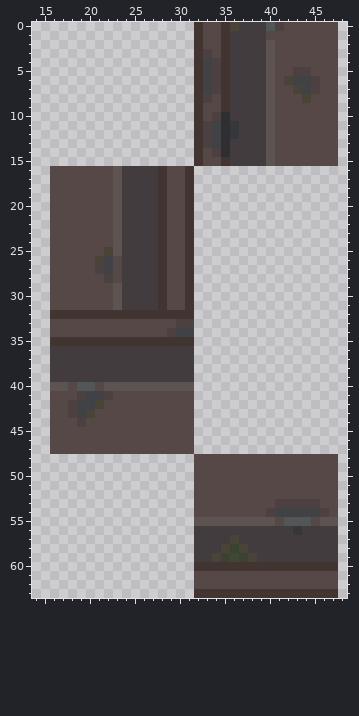
File history of a pixel-art sprite, Resources/Textures/_Harmony/Structures/Walls/solid_rust.rsi/solid4.png. The first picture shows the starting point.
The file is 64x64 pixels. Colours within 5 levels of each other are drawn and written as one. Shown: x 14..48, y 0..63.
And afterwards:
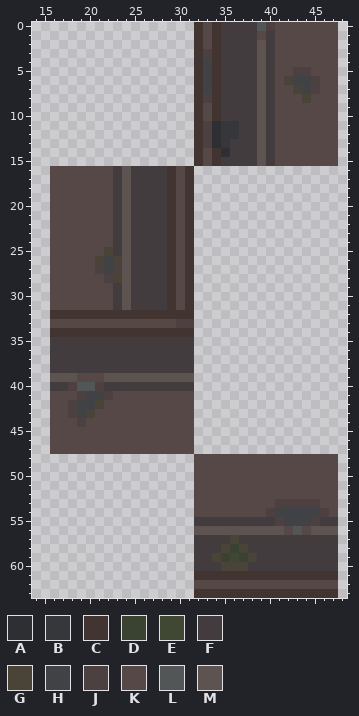
Palette (. is transparent): A #2e2f33  B #36373a  C #423430  D #3a4232  E #404833  F #423c3f  G #4a4338  H #414245  J #4d4040  K #564847  L #525657  M #5d5451
Change:
{"y":0,"x":34,"old":"KCG","new":"CFF"}
{"y":0,"x":39,"old":"FLJ","new":"LJK"}
{"y":1,"x":34,"old":"KC","new":"CF"}
{"y":1,"x":39,"old":"FK","new":"KF"}
{"y":2,"x":34,"old":"KC","new":"CF"}
{"y":2,"x":39,"old":"FM","new":"MF"}
{"y":3,"x":34,"old":"KC","new":"CF"}
{"y":3,"x":39,"old":"FM","new":"MF"}
{"y":4,"x":34,"old":"JC","new":"CF"}
{"y":4,"x":39,"old":"FM","new":"MF"}
{"y":5,"x":34,"old":"JC","new":"CF"}
{"y":5,"x":39,"old":"FM","new":"MF"}
{"y":6,"x":34,"old":"JC","new":"CF"}
{"y":6,"x":39,"old":"FM","new":"MF"}
{"y":7,"x":34,"old":"JC","new":"CF"}
{"y":7,"x":39,"old":"FM","new":"MF"}
{"y":8,"x":34,"old":"KC","new":"CF"}
{"y":8,"x":39,"old":"FM","new":"MF"}
{"y":9,"x":34,"old":"KC","new":"CF"}
{"y":9,"x":39,"old":"FM","new":"MF"}
{"y":10,"x":34,"old":"JA","new":"CF"}
{"y":10,"x":39,"old":"FM","new":"MF"}
{"y":11,"x":34,"old":"HA","new":"AB"}
{"y":11,"x":39,"old":"FM","new":"MF"}
{"y":12,"x":34,"old":"HA","new":"AB"}
{"y":12,"x":39,"old":"FM","new":"MF"}
{"y":13,"x":34,"old":"HA","new":"AB"}
{"y":13,"x":39,"old":"FM","new":"MF"}
{"y":14,"x":34,"old":"J","new":"C"}
{"y":14,"x":39,"old":"FM","new":"MF"}
{"y":15,"x":34,"old":"KC","new":"CF"}
{"y":15,"x":39,"old":"FM","new":"MF"}
{"y":16,"x":23,"old":"MF","new":"FM"}
{"y":16,"x":28,"old":"CK","new":"FC"}
{"y":17,"x":23,"old":"MF","new":"FM"}
{"y":17,"x":28,"old":"CK","new":"FC"}
{"y":18,"x":23,"old":"MF","new":"FM"}
{"y":18,"x":28,"old":"CK","new":"FC"}
{"y":19,"x":23,"old":"MF","new":"FM"}
{"y":19,"x":28,"old":"CK","new":"FC"}
{"y":20,"x":23,"old":"MF","new":"FM"}
{"y":20,"x":28,"old":"CK","new":"FC"}
{"y":21,"x":23,"old":"MF","new":"FM"}
{"y":21,"x":28,"old":"CK","new":"FC"}
{"y":22,"x":23,"old":"MF","new":"FM"}
{"y":22,"x":28,"old":"CK","new":"FC"}
{"y":23,"x":23,"old":"MF","new":"FM"}
{"y":23,"x":28,"old":"CK","new":"FC"}
{"y":24,"x":23,"old":"MF","new":"FM"}
{"y":24,"x":28,"old":"CK","new":"FC"}
{"y":25,"x":23,"old":"MF","new":"FM"}
{"y":25,"x":28,"old":"CK","new":"FC"}
{"y":26,"x":23,"old":"KF","new":"GM"}
{"y":26,"x":28,"old":"CK","new":"FC"}
{"y":27,"x":23,"old":"KF","new":"JM"}
{"y":27,"x":28,"old":"CK","new":"FC"}
{"y":28,"x":23,"old":"KF","new":"GM"}
{"y":28,"x":28,"old":"CK","new":"FC"}
{"y":29,"x":23,"old":"MF","new":"FM"}
{"y":29,"x":28,"old":"CK","new":"FC"}
{"y":30,"x":23,"old":"MF","new":"FM"}
{"y":30,"x":28,"old":"CK","new":"FC"}
{"y":31,"x":23,"old":"MF","new":"FM"}
{"y":31,"x":28,"old":"CK","new":"FC"}
{"y":34,"x":16,"old":"KKKKKKKKKKKKKJHH","new":"CCCCCCCCCCCCCCCC"}
{"y":35,"x":16,"old":"CCCCCCCCCCCCCCCC","new":"FFFFFFFFFFFFFFFF"}
{"y":39,"x":16,"old":"FFFFFFFFFFFFFFFF","new":"MMMKKKMMMMMMMMMM"}
{"y":40,"x":16,"old":"MMK","new":"FFJ"}
{"y":40,"x":21,"old":"KMMMMMMMMMM","new":"JFFFFFFFFFF"}
{"y":55,"x":32,"old":"MMMMMMMMMKLLLKMM","new":"FFFFFFFFFJHHHJFF"}
{"y":56,"x":32,"old":"FFFFFFFFFFFBFFFF","new":"MMMMMMMMMMKLKMMM"}
{"y":60,"x":32,"old":"CCCCCCCCCCCCCCCC","new":"FFFGGGFFFFFFFFFF"}
{"y":61,"x":32,"old":"KKKKKKKKKKKKKKKK","new":"CCCCCCCCCCCCCCCC"}
{"label":"changed","picture_box":[50,22,284,346]}
{"label":"changed","picture_box":[50,373,194,391]}
{"label":"changed","picture_box":[194,517,338,535]}
{"label":"changed","picture_box":[194,562,338,580]}
